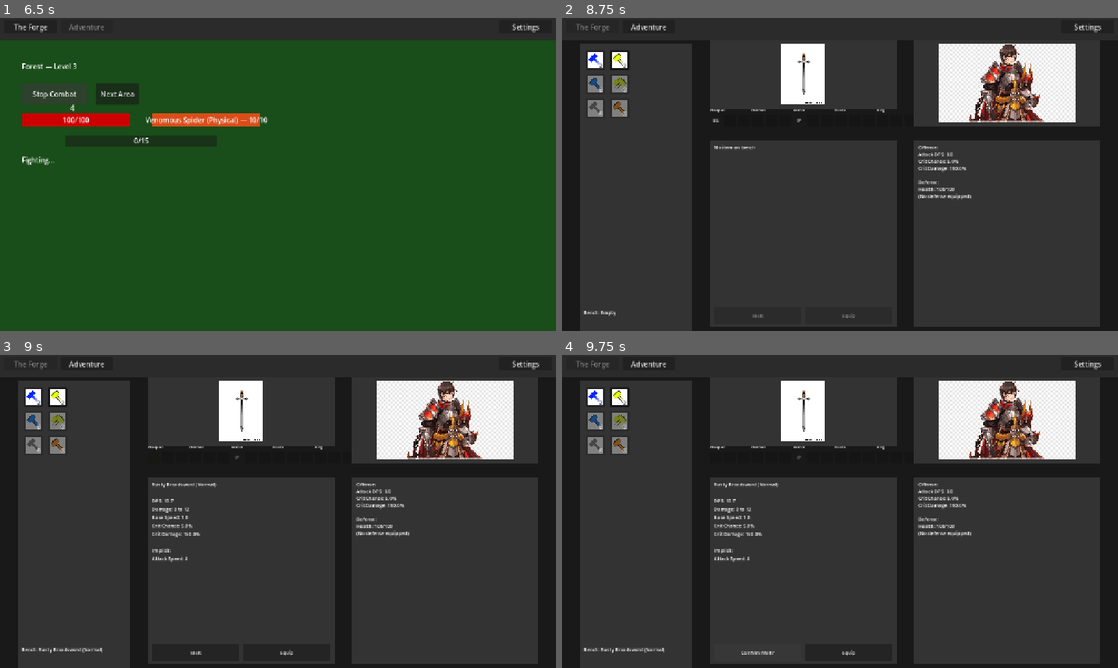
Above: before the commit, frames 1-4 (two rows, left to right).
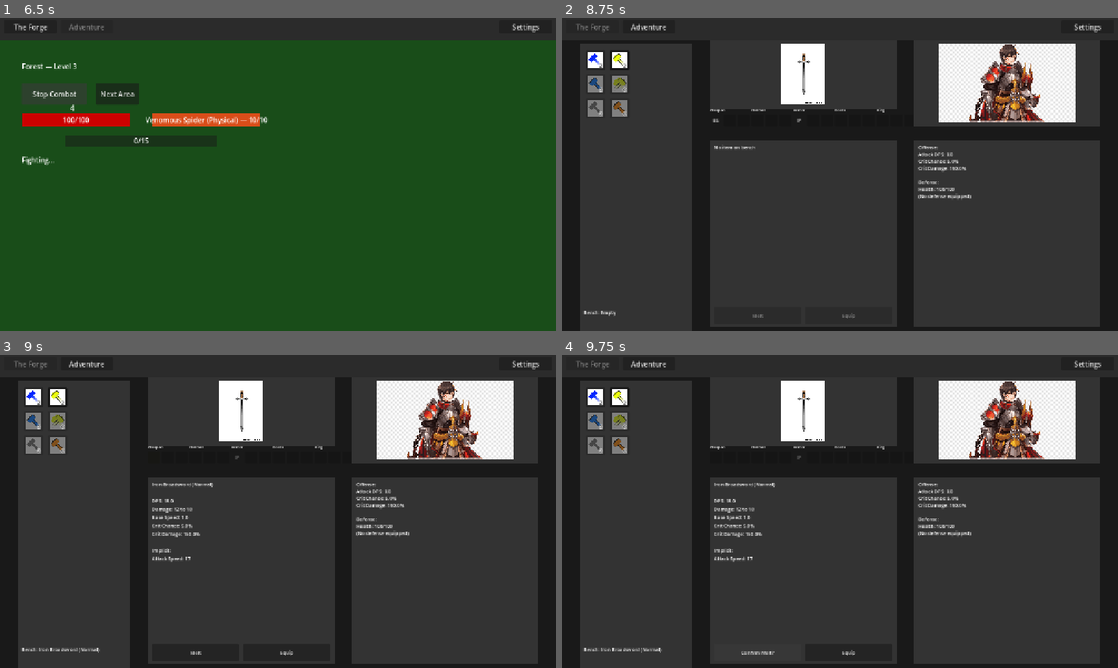
Above: after the commit, the same moments.

Repository: loginn/hammertime
Game: Godot game, scene res://scenes/main.tscn
Same seed, same stepped clock (60 frames per second), same inputs: the game is played once before the commit and once after it.
Inputs:
- Up to frame 1 (6.5 s): click "Adventure" at 0.5 s; click "Start Combat" at 1.25 s; click "Next Area" at 2 s; click "Next Area" at 2.75 s; click "The Forge" at 3.5 s; click "Adventure" at 4.25 s; click "Stop Combat" at 5 s; click "Start Combat" at 5.75 s
- Up to frame 2 (8.75 s): click "The Forge" at 6.5 s; click "2" at 7.25 s; click "2" at 8 s
- Up to frame 3 (9 s): click "BS" at 8.75 s
- Up to frame 4 (9.75 s): click "Melt" at 9.5 s

Frames 1-2 are identical in both runs. In frame 3, 0.2% of the frame differs, in the area x 7-39%, y 40-96%; in frame 4, 0.2%.

Commit message:
fix(56): change starter item tiers from 8 to 7 for proper naming

Diff:
--- a/autoloads/game_state.gd
+++ b/autoloads/game_state.gd
@@ -66,19 +66,19 @@
 	var weapon: Item
 	var armor: Item
 	if archetype == null:
-		weapon = Broadsword.new(8)
-		armor = IronPlate.new(8)
+		weapon = Broadsword.new(7)
+		armor = IronPlate.new(7)
 	else:
 		match archetype.archetype:
 			HeroArchetype.Archetype.STR:
-				weapon = Broadsword.new(8)
-				armor = IronPlate.new(8)
+				weapon = Broadsword.new(7)
+				armor = IronPlate.new(7)
 			HeroArchetype.Archetype.DEX:
-				weapon = Dagger.new(8)
-				armor = LeatherVest.new(8)
+				weapon = Dagger.new(7)
+				armor = LeatherVest.new(7)
 			HeroArchetype.Archetype.INT:
-				weapon = Wand.new(8)
-				armor = SilkRobe.new(8)
+				weapon = Wand.new(7)
+				armor = SilkRobe.new(7)
 	add_item_to_stash(weapon)
 	add_item_to_stash(armor)
 
